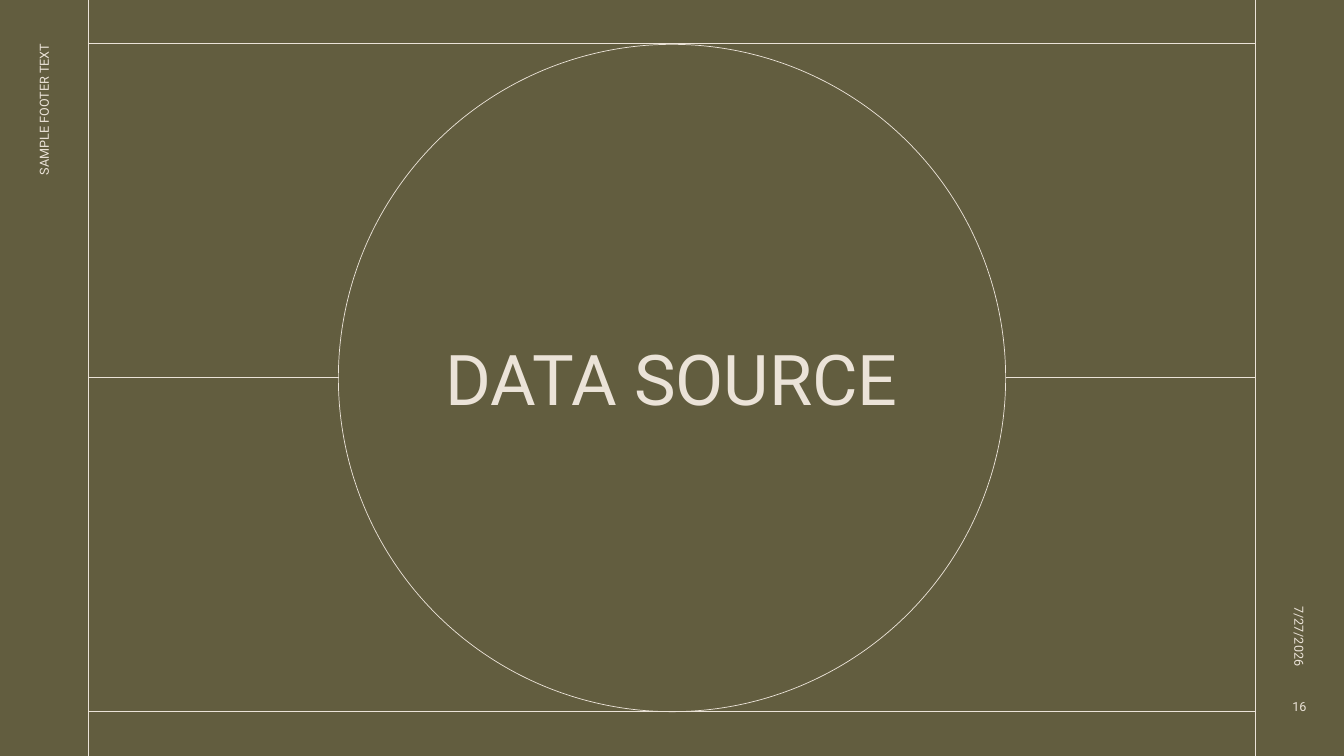
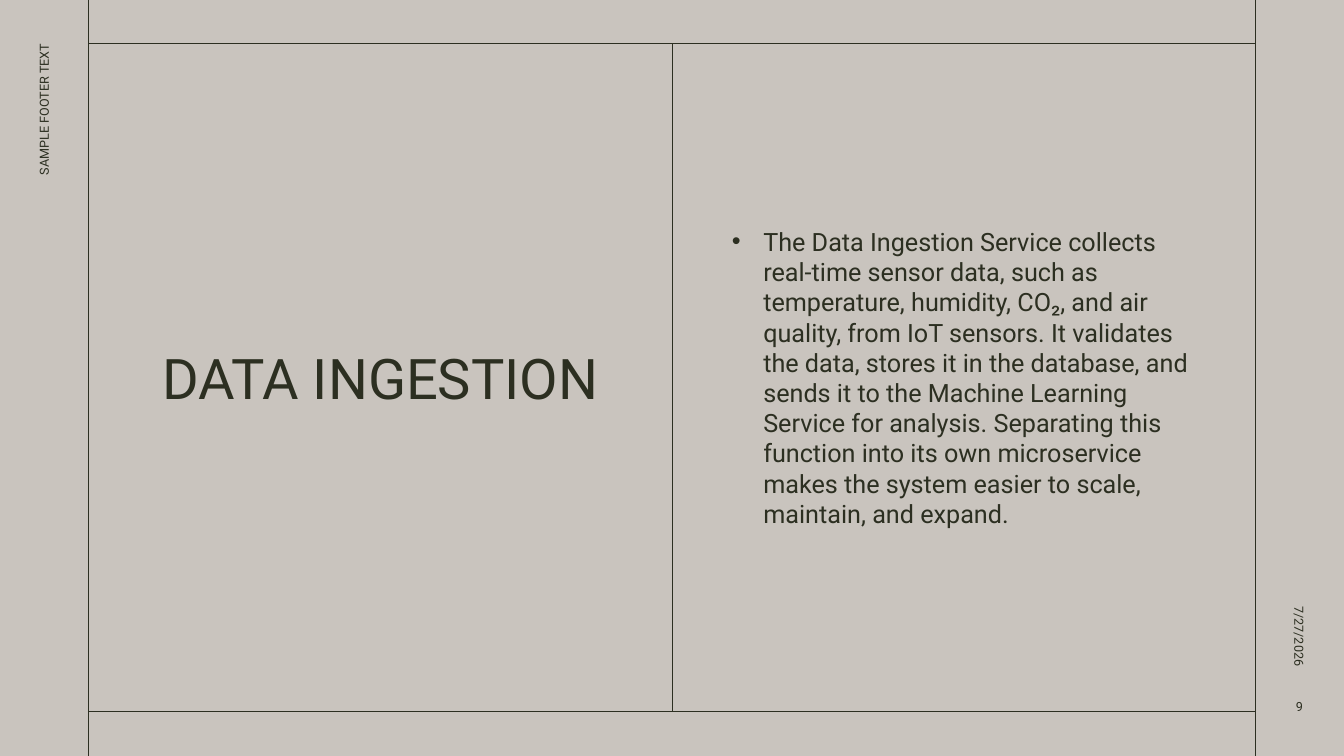
Before and after one commit to cucucumber789-svg/EGT307_T2_Bacon, a slide deck: slide 9 of EGT307 PRESENTATION.pptx (slide 16 before the commit). Drawn at 1344x756 pixels with LibreOffice and Linux fonts; fonts in the diff are those of the drawing. Boxes give left, top, right and bottom in pixels: in the first picture for what was removed or moved away, otherwise in the second. Text is boxed around its words. In the diff, an @@ line names an element or a change of style, - is before the commit and + after.

Commit message:
Presentation system architecutre

```diff
--- a/EGT307 PRESENTATION.pptx
+++ b/EGT307 PRESENTATION.pptx
@@ background #625D3F to #C9C4BE @@
@@ line (89, 0) - (89, 756): stroke #EBE3D8 0.5 pt to #2C2F21 0.5 pt @@
@@ line (1255, 0) - (1255, 756): stroke #EBE3D8 0.5 pt to #2C2F21 0.5 pt @@
@@ text "SAMPLE FOOTER TEXT" at (36, 47, 53, 174): text colour #EBE3D8 to #2C2F21; more space between paragraphs @@
@@ line (89, 43) - (1255, 43): stroke #EBE3D8 0.5 pt to #2C2F21 0.5 pt @@
@@ ellipse removed at (339, 44, 1006, 712) @@
@@ line added from (673, 44) to (673, 712), #2C2F21 0.5 pt @@
@@ text added at (763, 232, 1188, 528), 18 pt, text #2C2F21 @@
+• The Data Ingestion Service collects real-time sensor data, such as temperature, humidity, CO₂, and air quality, from IoT sensors. It validates the data, stores it in the database, and sends it to the Machine Learning Service for analysis. Separating this function into its own microservice makes the system easier to scale, maintain, and expand.
@@ text "7/27/2026" at (1291, 612, 1308, 664): text colour #EBE3D8 to #2C2F21; more space between paragraphs @@
@@ title added at (162, 358, 598, 400), 40 pt, text #2C2F21 @@
+DATA INGESTION
@@ title removed at (446, 354, 897, 406) @@
-DATA SOURCE
@@ line removed from (89, 377) to (339, 377) @@
@@ line removed from (1006, 377) to (1256, 377) @@
@@ line (89, 712) - (1255, 712): stroke #EBE3D8 0.5 pt to #2C2F21 0.5 pt @@
@@ page number at (1296, 702, 1303, 711): text changed; text colour #EBE3D8 to #2C2F21 @@
-16
+9
```
Also in this commit, not shown: 6 other slides changed, 2 other files.
